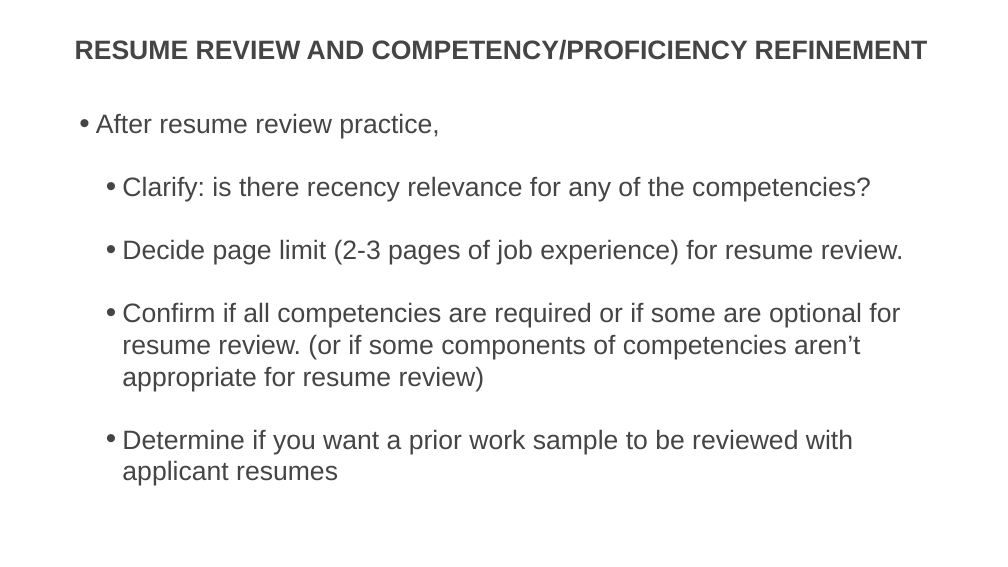
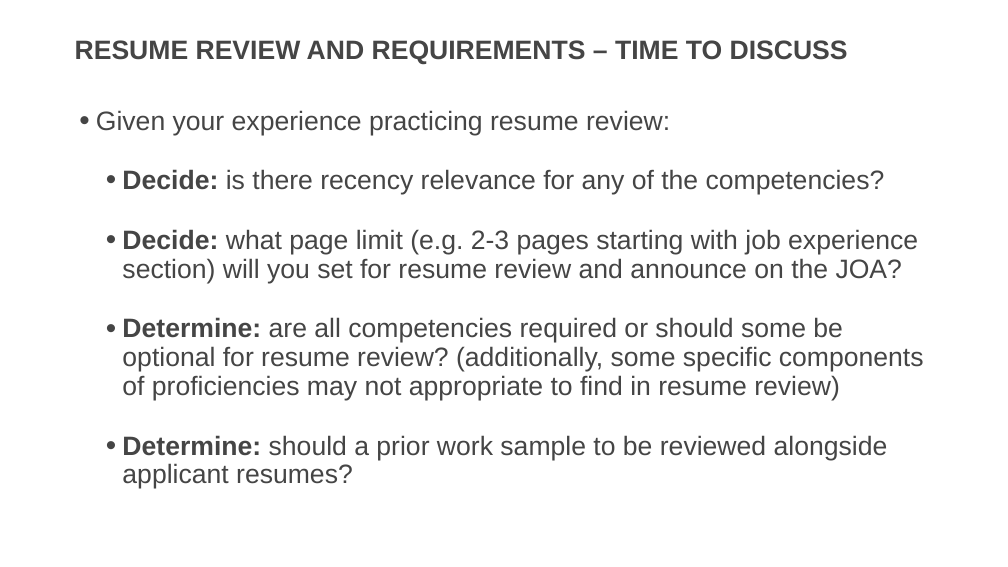
Before and after one commit to usds/SME-QA-Website, a slide deck: slide 44 of toolkit/job-analysis/job-analysis-presentation.pptx (slide 42 before the commit). Drawn at 1008x567 pixels with LibreOffice and Linux fonts; fonts in the diff are those of the drawing. Boxes give left, top, right and bottom in pixels: in the first picture for what was removed or moved away, otherwise in the second. Text is boxed around its words. In the diff, an @@ line names an element or a change of style, - is before the commit and + after.

```diff
--- a/toolkit/job-analysis/job-analysis-presentation.pptx
+++ b/toolkit/job-analysis/job-analysis-presentation.pptx
@@ title at (x1=75, y1=40, x2=848, y2=64): text changed @@
-RESUME REVIEW AND COMPETENCY/PROFICIENCY REFINEMENT
+RESUME REVIEW AND REQUIREMENTS – TIME TO DISCUSS
@@ text at (x1=96, y1=110, x2=924, y2=489): text changed @@
-• After resume review practice,
-  • Clarify: is there recency relevance for any of the competencies?
-  • Decide page limit (2-3 pages of job experience) for resume review.
-  • Confirm if all competencies are required or if some are optional for resume review. (or if some components of competencies aren’t appropriate for resume review)
-  • Determine if you want a prior work sample to be reviewed with applicant resumes
+• Given your experience practicing resume review:
+  • Decide: is there recency relevance for any of the competencies?
+  • Decide: what page limit (e.g. 2-3 pages starting with job experience section) will you set for resume review and announce on the JOA?
+  • Determine: are all competencies required or should some be optional for resume review? (additionally, some specific components of proficiencies may not appropriate to find in resume review)
+  • Determine: should a prior work sample to be reviewed alongside applicant resumes?
```
Also in this commit, not shown: 20 other slides changed, 3 slides added.
